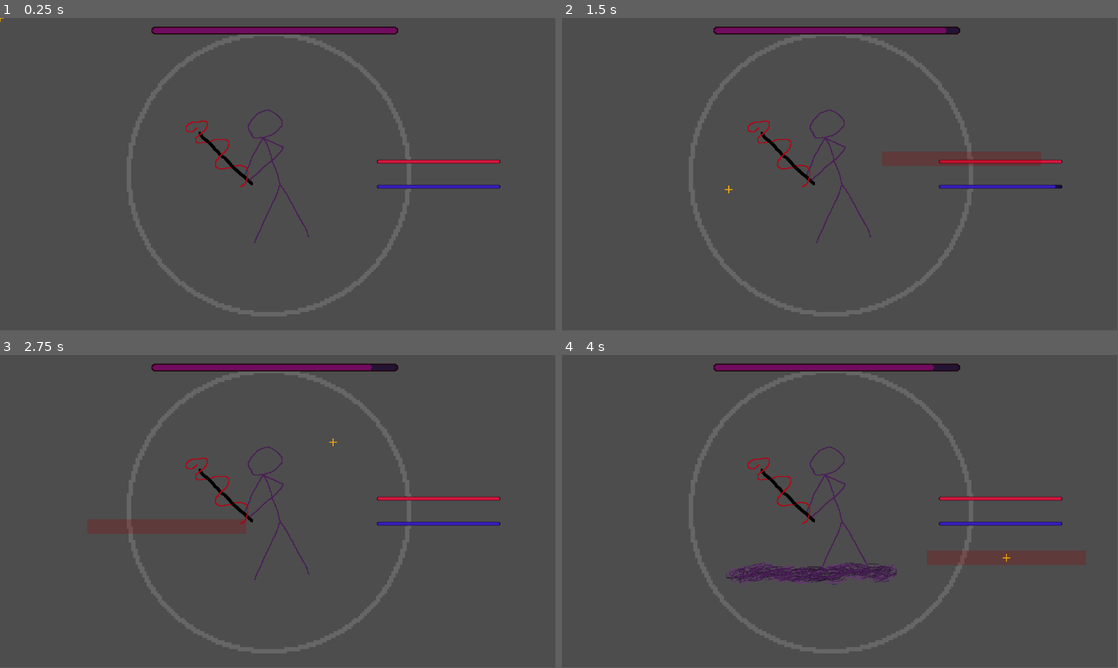
Above: before the commit, frames 1-4 (two rows, left to right).
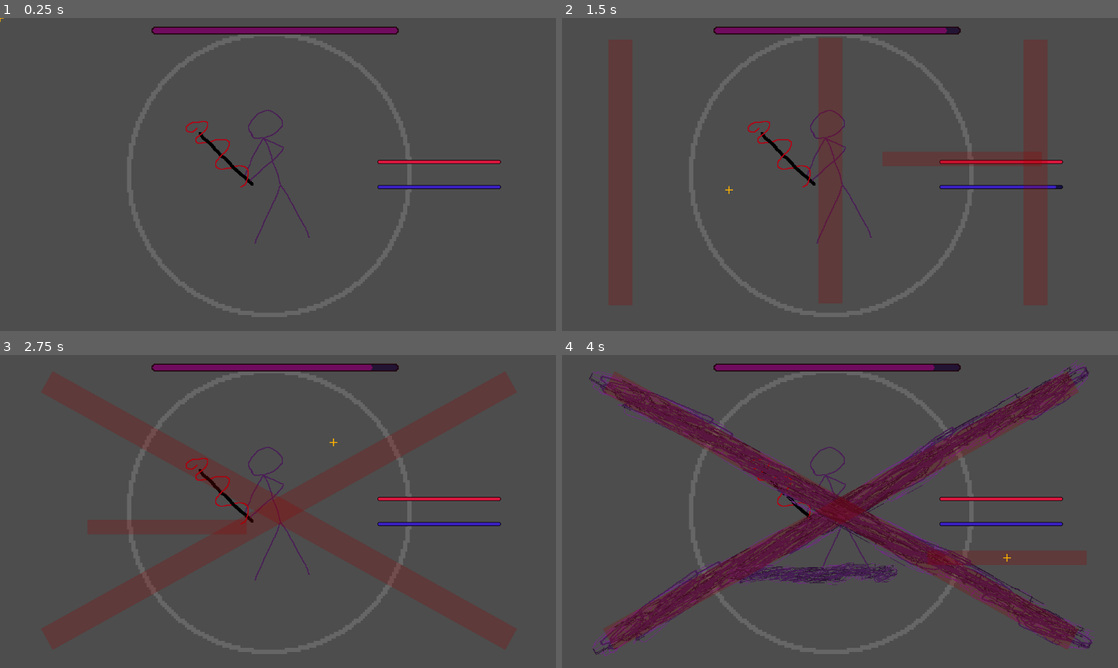
Above: after the commit, the same moments.

Repository: Ry645/ProjectBossClicker
Game: Godot game, scene res://main/main.tscn
Two runs of this game, one before a commit and one after it. Both use one fixed random seed, a clock stepped at 60 frames per second and the inputs below.
Inputs (mouse positions are in pixels of both pictures, inside the frame that each line leads up to):
- Up to frame 1 (0.25 s): no input
- Up to frame 2 (1.5 s): tap Enter at 0.5 s; move the mouse to (962, 158) at 0.52 s; click (962, 158) at 0.6 s; tap Space at 1.25 s; move the mouse to (728, 190) at 1.27 s; right-click (728, 190) at 1.35 s
- Up to frame 3 (2.75 s): move the mouse to (333, 442) at 2.02 s; click (333, 442) at 2.1 s
- Up to frame 4 (4 s): move the mouse to (812, 574) at 2.77 s; right-click (812, 574) at 2.85 s; tap Enter at 3.5 s; move the mouse to (1006, 558) at 3.52 s; click (1006, 558) at 3.6 s
In our replay, the window is 799x449 before the commit and 800x450 after it. These sizes can differ from the game's own. Grey fills any space a smaller window leaves; there, only what the larger window draws over its background counts as a difference.

The runs differ from the first frame. In frame 1, 0.6% of the frame differs, in the area x 27-91%, y 2-96%; in frame 2, 0.7%; in frame 3, 1.4%; in frame 4, 14%, in the area x 4-96%, y 1-97%.

Commit message:
changed window resizing and boss attack patterns

Diff:
--- a/bossSprite/boss_sprite.gd
+++ b/bossSprite/boss_sprite.gd
@@ -24,8 +24,9 @@
 func startBoss():
 	$shortAttackTimer.start()
 
-
+#TEMP
 func _on_short_attack_timer_timeout():
+	longAttack()
 	shortAttack()
 
 func longAttack():
--- a/project.godot
+++ b/project.godot
@@ -14,6 +14,10 @@
 run/main_scene="res://main/main.tscn"
 config/features=PackedStringArray("4.2", "GL Compatibility")
 config/icon="res://funnyGodot/icon.svg"
+
+[display]
+
+window/stretch/mode="viewport"
 
 [dotnet]
 
